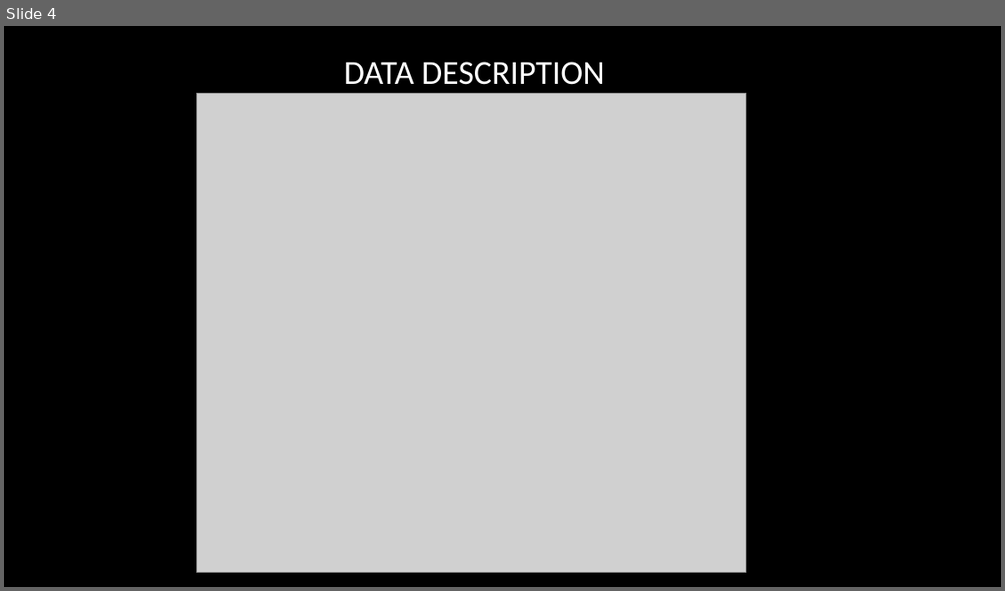
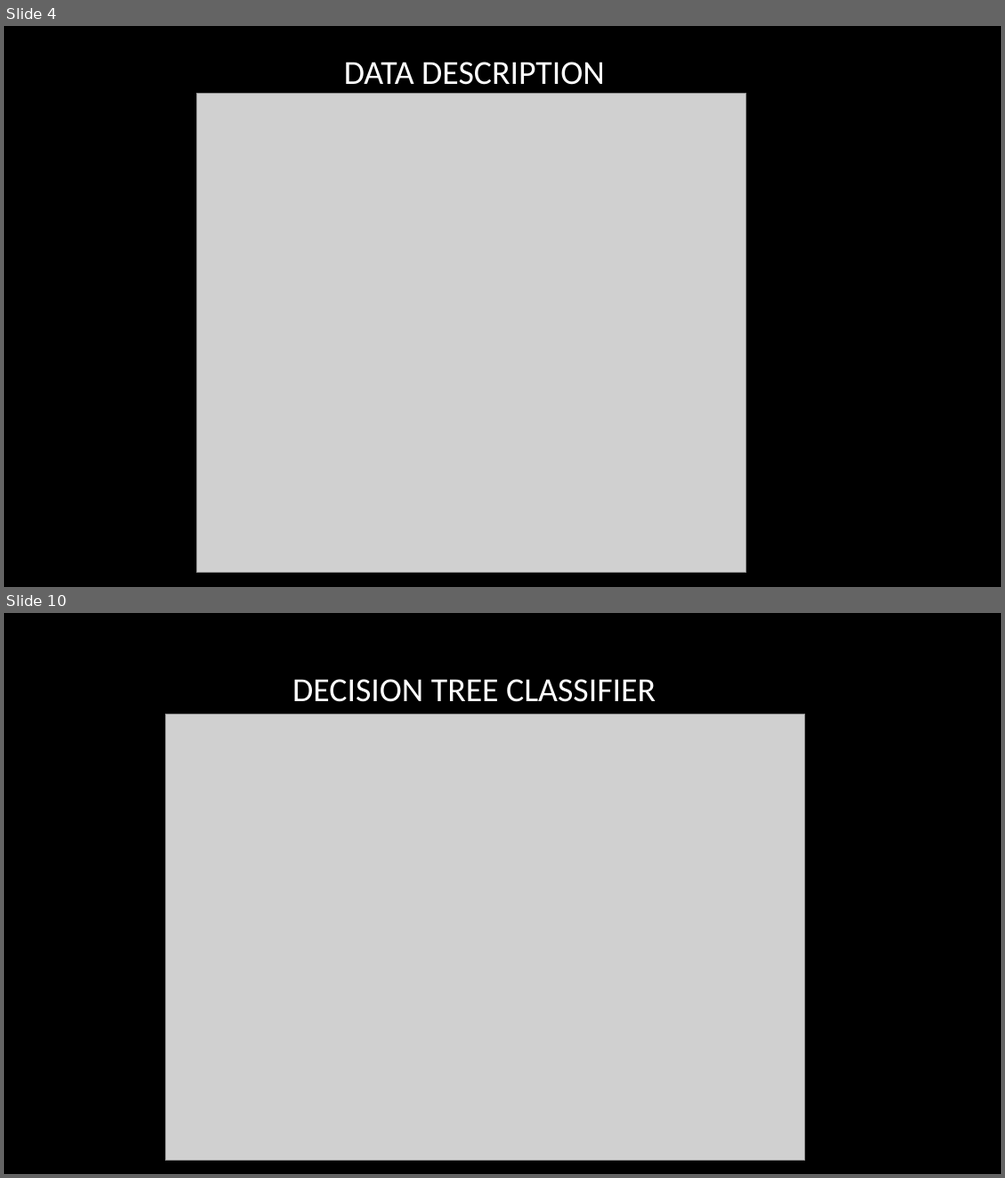
Before and after one commit to rajgupta-github/MachineLearning-with-Python, a slide deck: projects/PrudentialInsurancePrediction/MLFoundation Project - Insurance risk prediction.pptx. Shown one above the other, each under a label of ours: slide 4 before the commit, slides 4 and 10 after it; the slides between them are not shown. The pictures are 1005x591 and 1005x1178 pixels, drawn with LibreOffice and Linux fonts; fonts in the diff are those of the drawing; grey boxes stand for pictures; background and template pictures are left out. Boxes give left, top, right and bottom in pixels: in the first picture for what was removed or moved away, otherwise in the second. Text is boxed around its words. In the diff, an @@ line names an element or a change of style, - is before the commit and + after.

```diff
--- a/projects/PrudentialInsurancePrediction/MLFoundation Project - Insurance risk prediction.pptx
+++ b/projects/PrudentialInsurancePrediction/MLFoundation Project - Insurance risk prediction.pptx
@@ slide 10 added at [4, 613, 1001, 1174], background picture (left out) @@
@@ title added at [292, 679, 655, 702], 32.4 pt, text #FFFFFF @@
+DECISION TREE CLASSIFIER
@@ picture added at [165, 714, 805, 1160] @@
```
Also in this commit, not shown: 5 slides changed, 6 other slides added, 5 other files.
